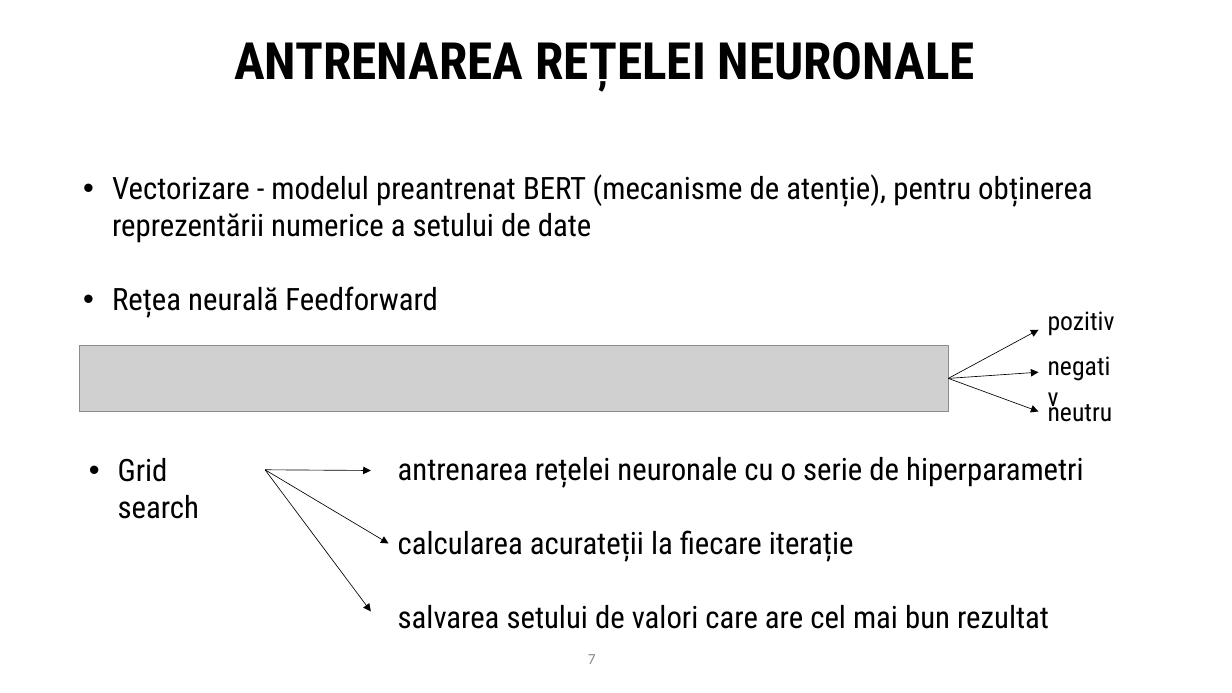
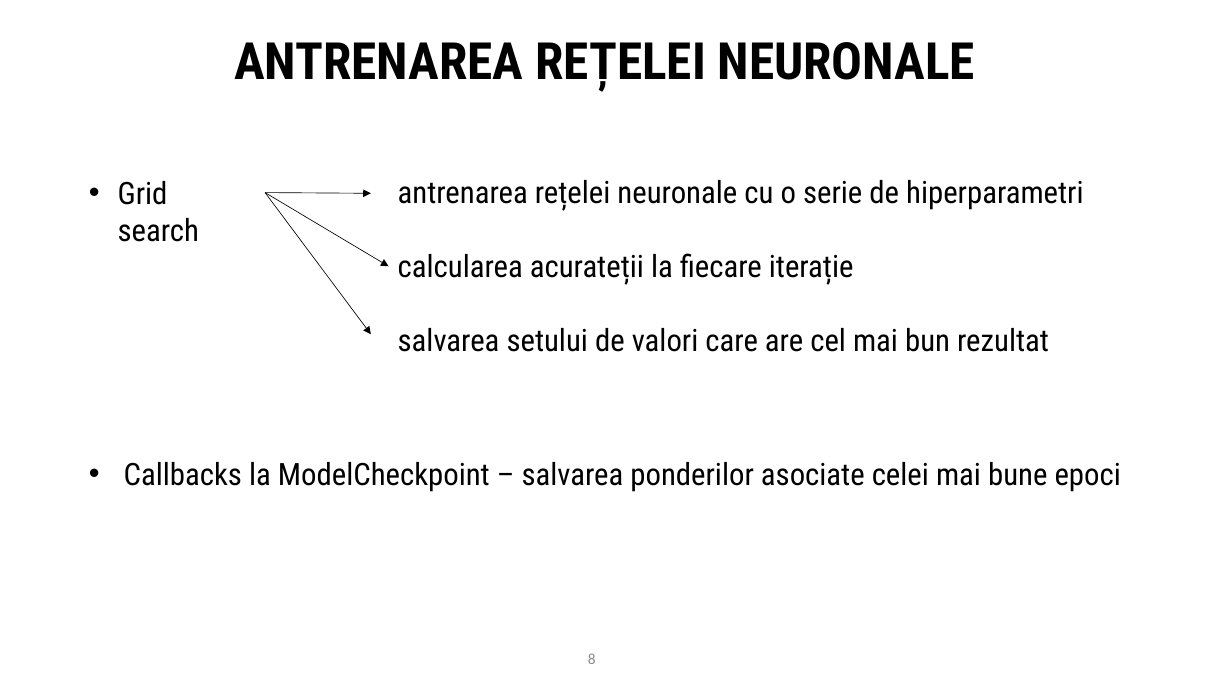
Before and after one commit to ancamariac/phishing-detection, a slide deck: slide 10 of documentation/prezentare_Ciuciu_Anca.pptx (slide 8 before the commit). Drawn at 1232x693 pixels with LibreOffice and Linux fonts; fonts in the diff are those of the drawing; grey boxes stand for pictures. Boxes give left, top, right and bottom in pixels: in the first picture for what was removed or moved away, otherwise in the second. Text is boxed around its words. In the diff, an @@ line names an element or a change of style, - is before the commit and + after.

Commit message:
presentation

```diff
--- a/documentation/prezentare_Ciuciu_Anca.pptx
+++ b/documentation/prezentare_Ciuciu_Anca.pptx
@@ text "Grid search": place and size @@
-text "Grid search" at [118, 458, 199, 519]
+text "Grid search" at [118, 181, 199, 242]
@@ text removed at [112, 174, 1093, 318] @@
-• Vectorizare - modelul preantrenat BERT (mecanisme de atenție), pentru obținerea reprezentării numerice a setului de date
-• Rețea neurală Feedforward
@@ text "antrenarea rețelei neuronale cu o ...": place and size @@
-text "antrenarea rețelei neuronale cu o ..." at [398, 457, 1083, 629]
+text "antrenarea rețelei neuronale cu o ..." at [398, 180, 1083, 352]
@@ 3 arrows: place and size @@
-3 arrows at [265, 470, 389, 612]
+3 arrows at [265, 192, 389, 335]
@@ text removed at [1048, 311, 1115, 336] @@
-pozitiv
@@ picture removed at [79, 346, 948, 412] @@
@@ arrow removed from (948, 379) to (1039, 330) @@
@@ text removed at [1039, 346, 1129, 386] @@
-negativ
@@ arrow removed from (948, 379) to (1039, 372) @@
@@ arrow removed from (948, 379) to (1039, 411) @@
@@ text removed at [1048, 398, 1113, 422] @@
-neutru
@@ text added at [124, 462, 1121, 492], 24 pt, text #000000 @@
+• Callbacks la ModelCheckpoint – salvarea ponderilor asociate celei mai bune epoci
@@ text at [588, 653, 596, 664]: text changed @@
-7
+8
```
Also in this commit, not shown: 4 other slides changed, 12 slides added, 6 slides removed.
